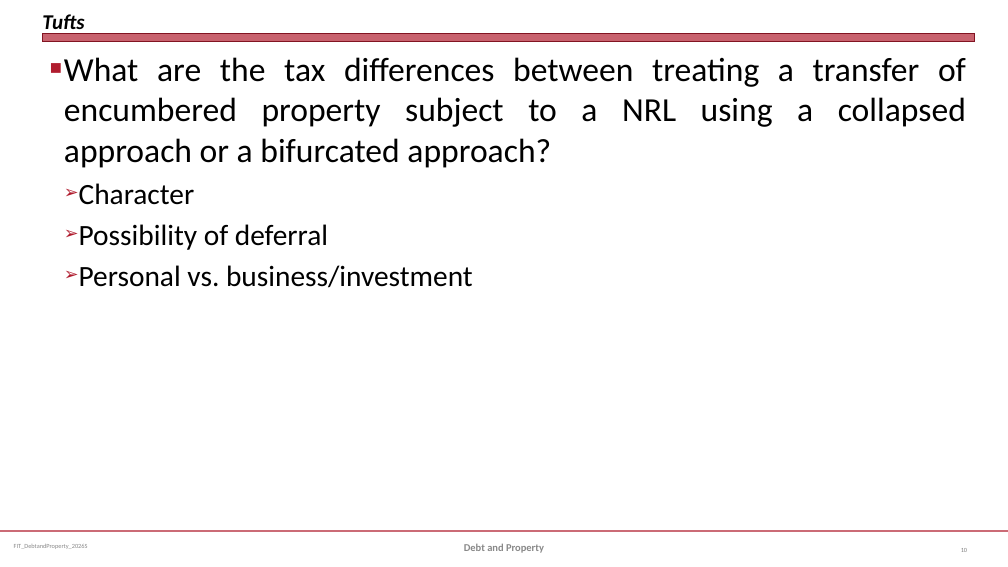
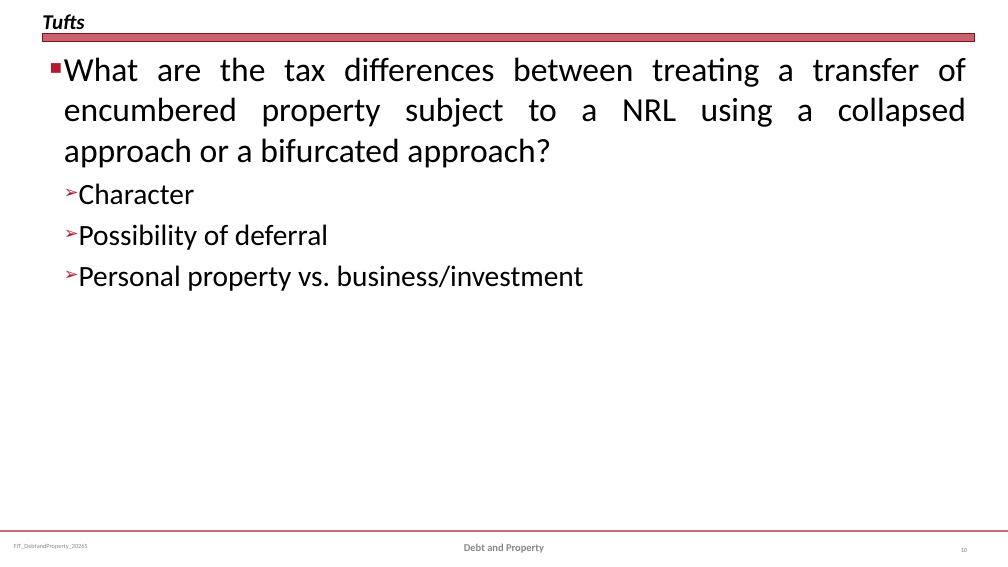
Before and after one commit to jmc877/Fed-Income-Tax, a slide deck: slide 10 of slides/FIT_DebtandProperty_2026S.pptx. Drawn at 1008x567 pixels with LibreOffice and Linux fonts; fonts in the diff are those of the drawing. Boxes give left, top, right and bottom in pixels: in the first picture for what was removed or moved away, otherwise in the second. Text is boxed around its words. In the diff, an @@ line names an element or a change of style, - is before the commit and + after.

```diff
--- a/slides/FIT_DebtandProperty_2026S.pptx
+++ b/slides/FIT_DebtandProperty_2026S.pptx
@@ text at (x1=79, y1=265, x2=584, y2=291): text changed @@
-  ➢ Personal vs. business/investment
+  ➢ Personal property vs. business/investment
```
